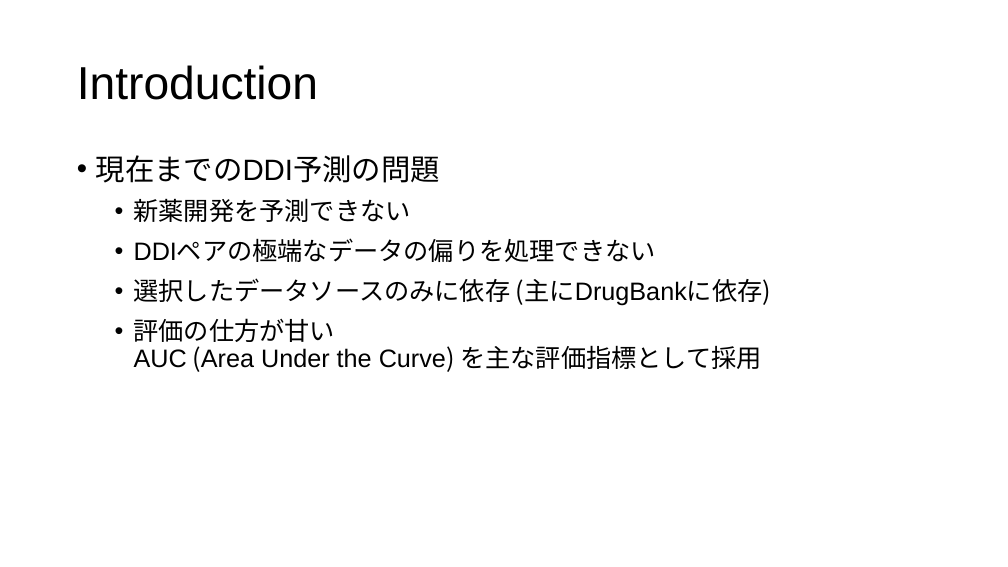
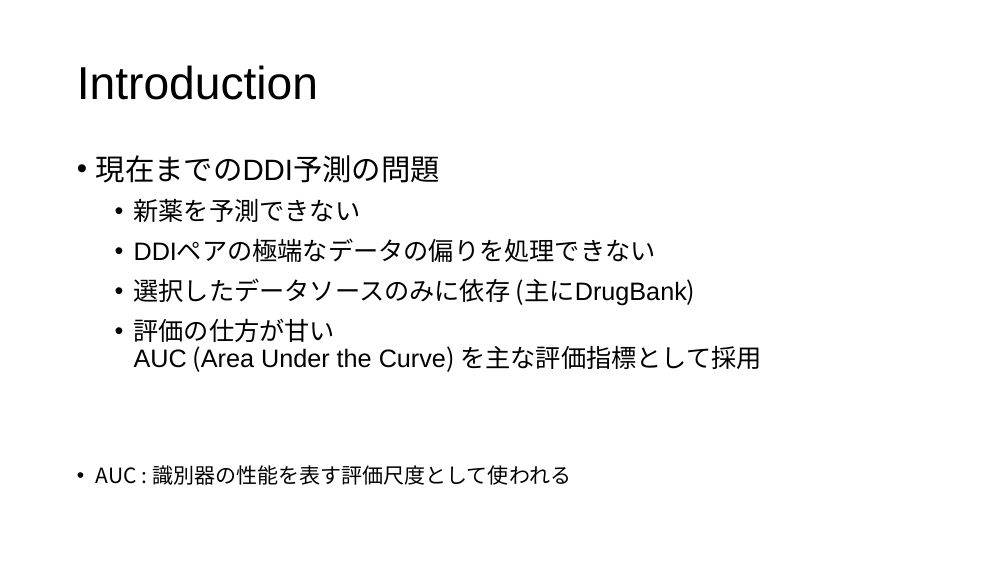
Before and after one commit to tsutarou10/variousFile, a slide deck: slide 13 of Predicting potential drug-drug interactions on topological and semantic similarity features using statistical learning.pptx. Drawn at 1008x567 pixels with LibreOffice and Linux fonts; fonts in the diff are those of the drawing. Boxes give left, top, right and bottom in pixels: in the first picture for what was removed or moved away, otherwise in the second. Text is boxed around its words. In the diff, an @@ line names an element or a change of style, - is before the commit and + after.

```diff
--- a/Predicting potential drug-drug interactions on topological and semantic similarity features using statistical learning.pptx
+++ b/Predicting potential drug-drug interactions on topological and semantic similarity features using statistical learning.pptx
@@ text at [134, 198, 361, 222]: text changed @@
-  • 新薬開発を予測できない
+  • 新薬を予測できない
@@ text at [134, 278, 695, 306]: text changed @@
-  • 選択したデータソースのみに依存 (主にDrugBankに依存)
+  • 選択したデータソースのみに依存 (主にDrugBank)
@@ text at [96, 465, 571, 485]: paragraph added @@
+• AUC : 識別器の性能を表す評価尺度として使われる
```
Also in this commit, not shown: 12 other slides changed, 2 slides added.
